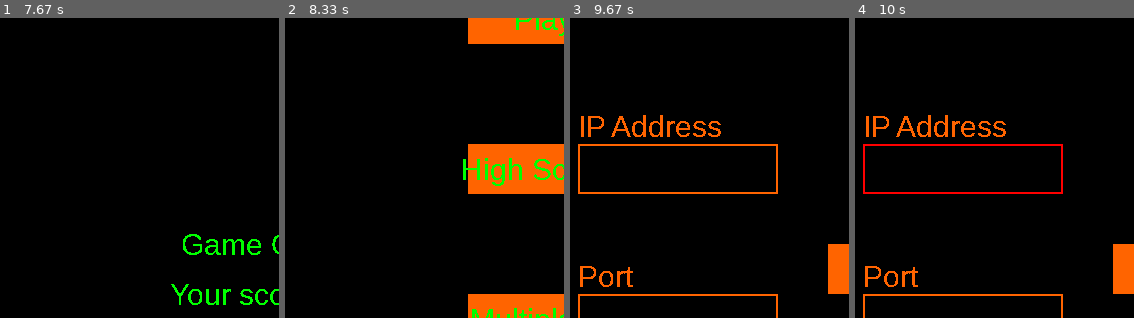
Above: before the commit, frames 1-4 (left to right).
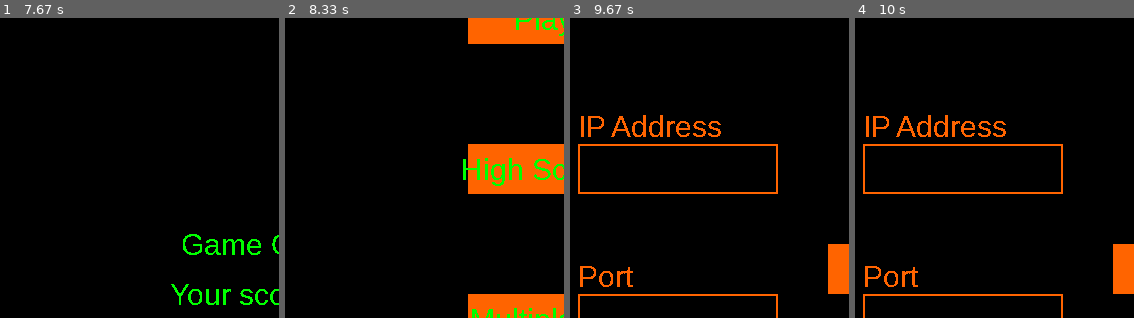
Above: after the commit, the same moments.

Repository: Joe-P-W/multiplayer_snake
Game: pygame game, started from snake_game.py
Two runs of this game, one before a commit and one after it. Both use one fixed random seed, a clock stepped at 60 frames per second and the inputs below.
Inputs (mouse positions are % of the whole screen's width and height, from its top left):
- Up to frame 1 (7.67 s): click "Play" at 0.43 s; hold Right 0.67-1.13 s; hold Up 2.15-2.55 s; hold Right 2.58-3.05 s
- Up to frame 2 (8.33 s): no input
- Up to frame 3 (9.67 s): click (46, 58) at 8.42 s; click "Enter" at 8.68 s
- Up to frame 4 (10 s): click (19, 38) at 9.67 s; hold Enter from 9.95 s (still down)
The pictures show only the part of the screen within x 0-50%, y 12-62%; the shares and areas given below are measured in that part.

Frames 1-3 are identical in both runs. In frame 4, 1.2% of the frame differs, in the area x 2-75%, y 42-59%.

Commit message:
Fixing input box behaviour

Diff:
--- a/game_files/high_scores.json
+++ b/game_files/high_scores.json
@@ -1 +1 @@
-[19, 15, 1, 0]
+[19, 15, 1, 1, 0]
--- a/game_files/logic.py
+++ b/game_files/logic.py
@@ -181,7 +181,6 @@
 
 
 def multiplayer_game(screen, squares, resolution, font, ip_address, port):
-    print("foo")
     print(ip_address)
     print(port)
 
--- a/pygame_objects/boxes.py
+++ b/pygame_objects/boxes.py
@@ -64,18 +64,19 @@
             else:
                 self.active = False
             # Change the current color of the input box.
-            self.colour = COLOUR_ACTIVE if self.active else COLOUR_INACTIVE
+
         if event.type == pygame.KEYDOWN:
             if self.active:
                 if event.key == pygame.K_RETURN:
-                    print(self.text)
-                    self.text = ''
+                    self.active = False
                 elif event.key == pygame.K_BACKSPACE:
                     self.text = self.text[:-1]
                 else:
                     self.text += event.unicode
                 # Re-render the text.
-                self.txt_surface = self.font.render(self.text, True, self.colour)
+
+        self.colour = COLOUR_ACTIVE if self.active else COLOUR_INACTIVE
+        self.txt_surface = self.font.render(self.text, True, self.colour)
 
     def update(self):
         # Resize the box if the text is too long.
